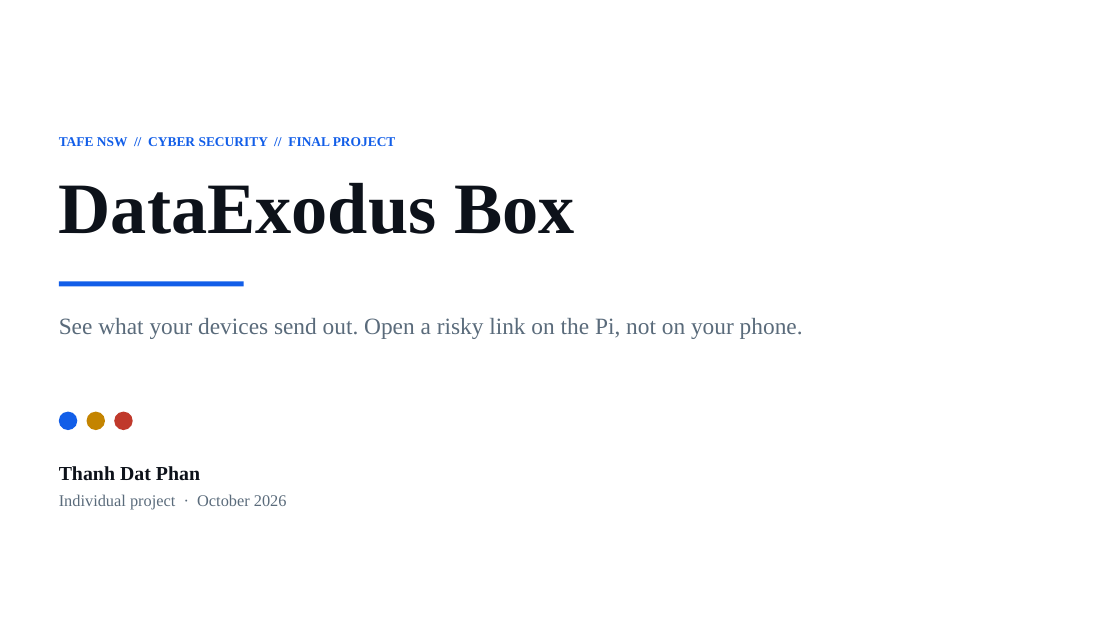
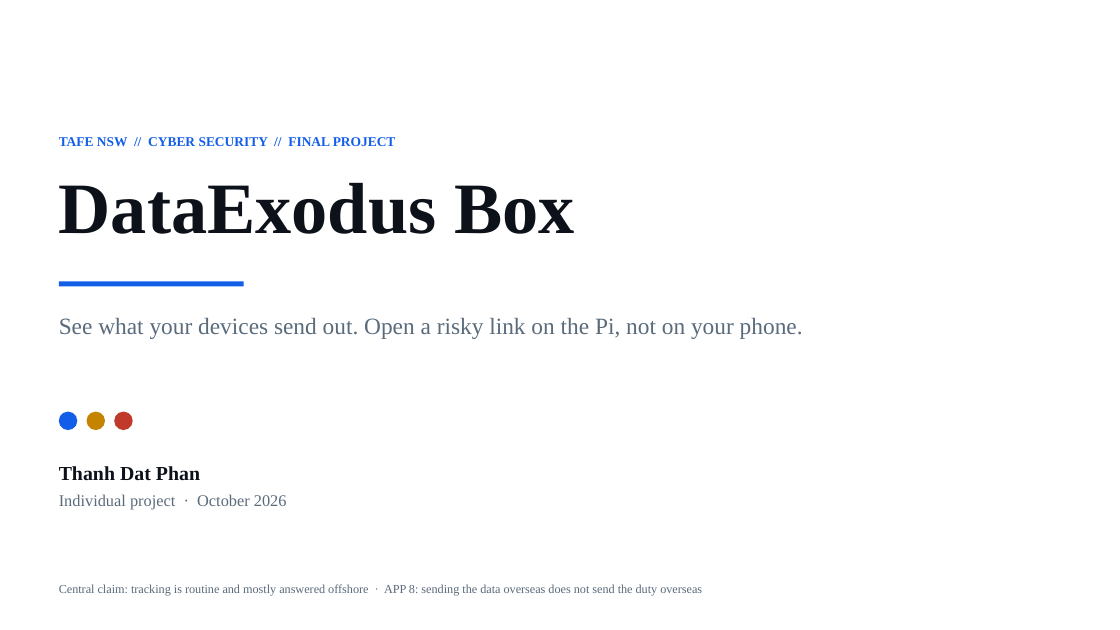
Before and after one commit to thanhdat23102005/DataExodus, a slide deck: slide 1 of DataExodus_Final_Presentation.pptx. Drawn at 1120x630 pixels with LibreOffice and Linux fonts; fonts in the diff are those of the drawing. Boxes give left, top, right and bottom in pixels: in the first picture for what was removed or moved away, otherwise in the second. Text is boxed around its words. In the diff, an @@ line names an element or a change of style, - is before the commit and + after.

```diff
--- a/DataExodus_Final_Presentation.pptx
+++ b/DataExodus_Final_Presentation.pptx
@@ text added at (59, 584, 702, 596), 10.5 pt, text #5A6B7B @@
+Central claim: tracking is routine and mostly answered offshore · APP 8: sending the data overseas does not send the duty overseas
```
Also in this commit, not shown: 8 other slides changed, 4 slides added, 6 slides removed, 4 other files.
